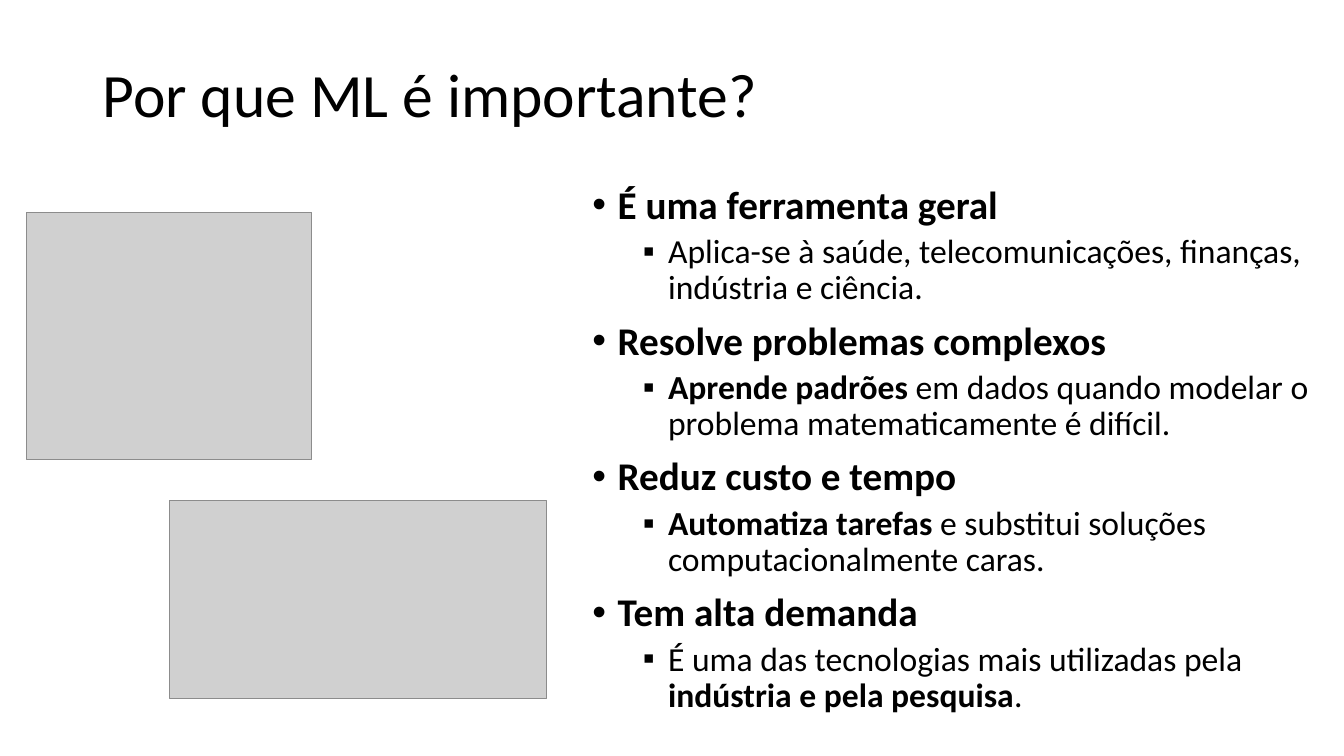
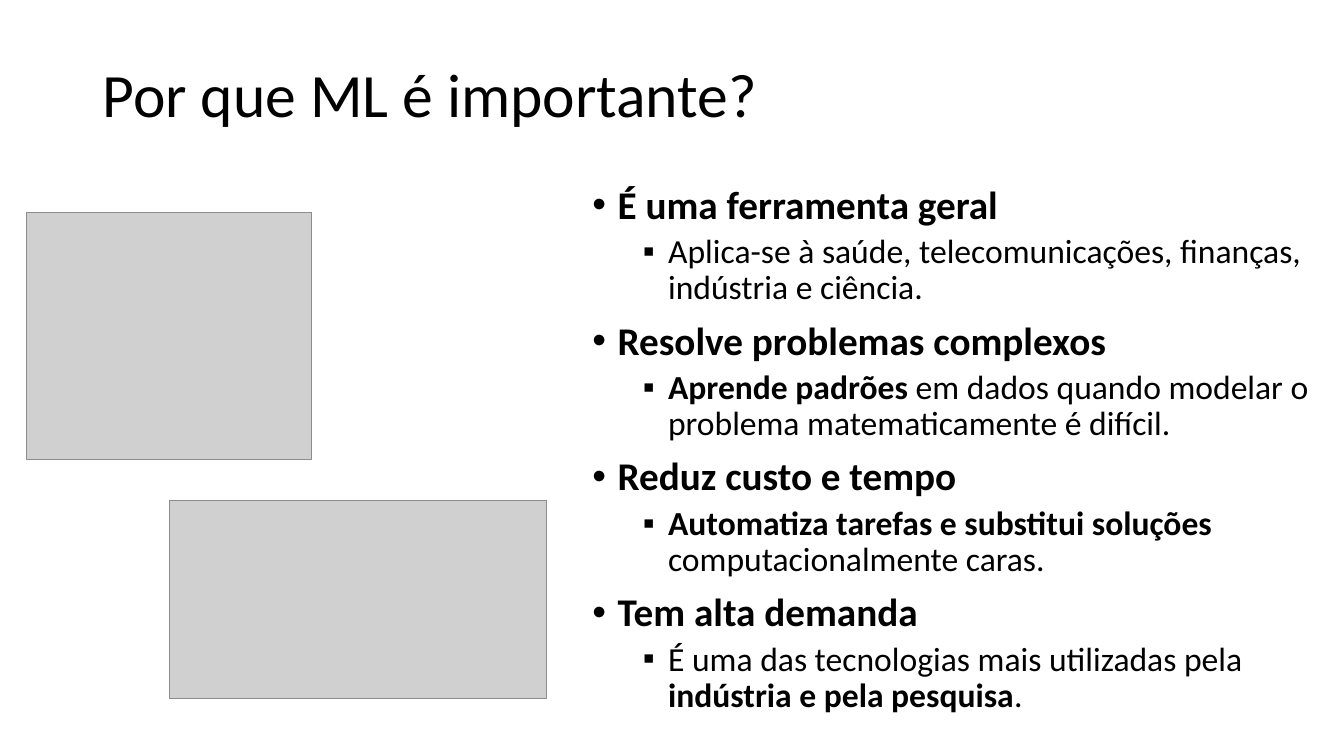
Before and after one commit to zz4fap/t319_aprendizado_de_maquina, a slide deck: slide 18 of slides/T319_Introdução.pptx (slide 17 before the commit). Drawn at 1344x756 pixels with LibreOffice and Linux fonts; fonts in the diff are those of the drawing; grey boxes stand for pictures. Boxes give left, top, right and bottom in pixels: in the first picture for what was removed or moved away, otherwise in the second. Text is boxed around its words. In the diff, an @@ line names an element or a change of style, - is before the commit and + after.

```diff
--- a/slides/T319_Introdução.pptx
+++ b/slides/T319_Introdução.pptx
@@ text at bbox=[668, 511, 1212, 577]: bold on in "e substitui soluções" @@
```
Also in this commit, not shown: 2 other slides changed, 1 slide added.
